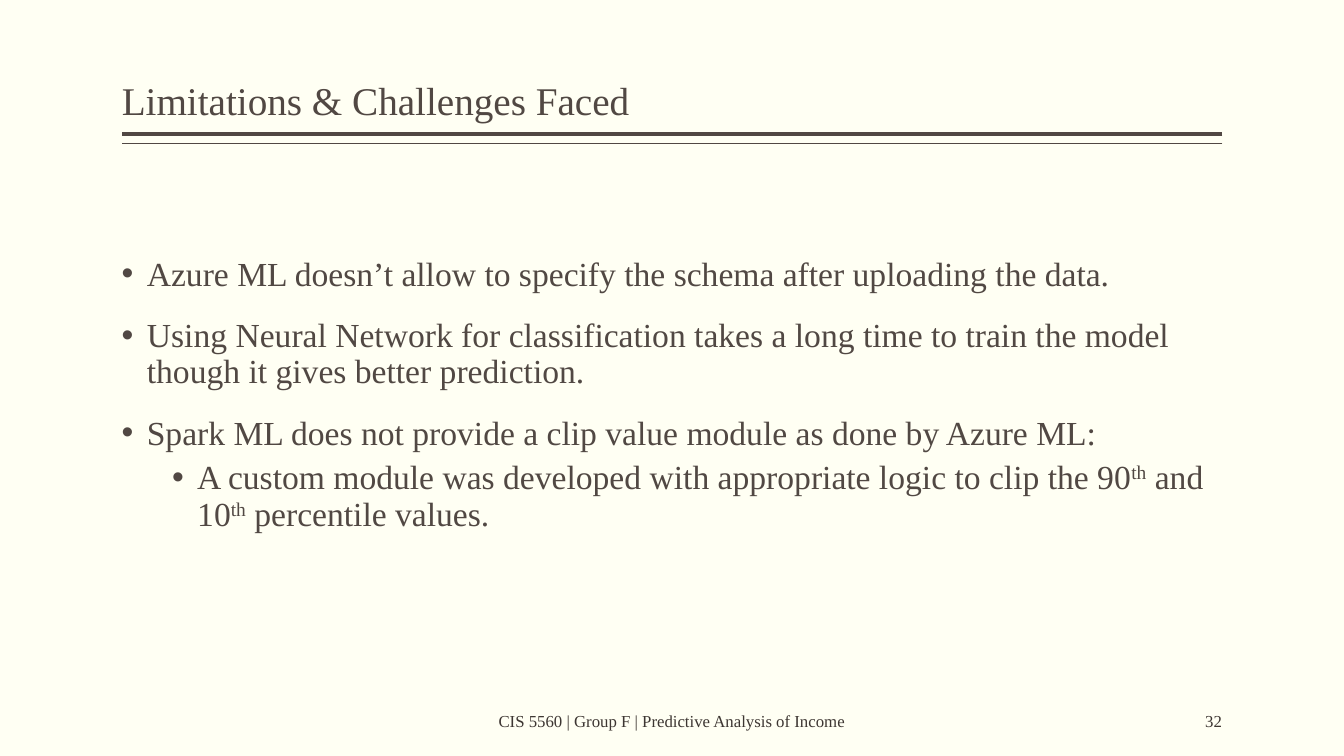
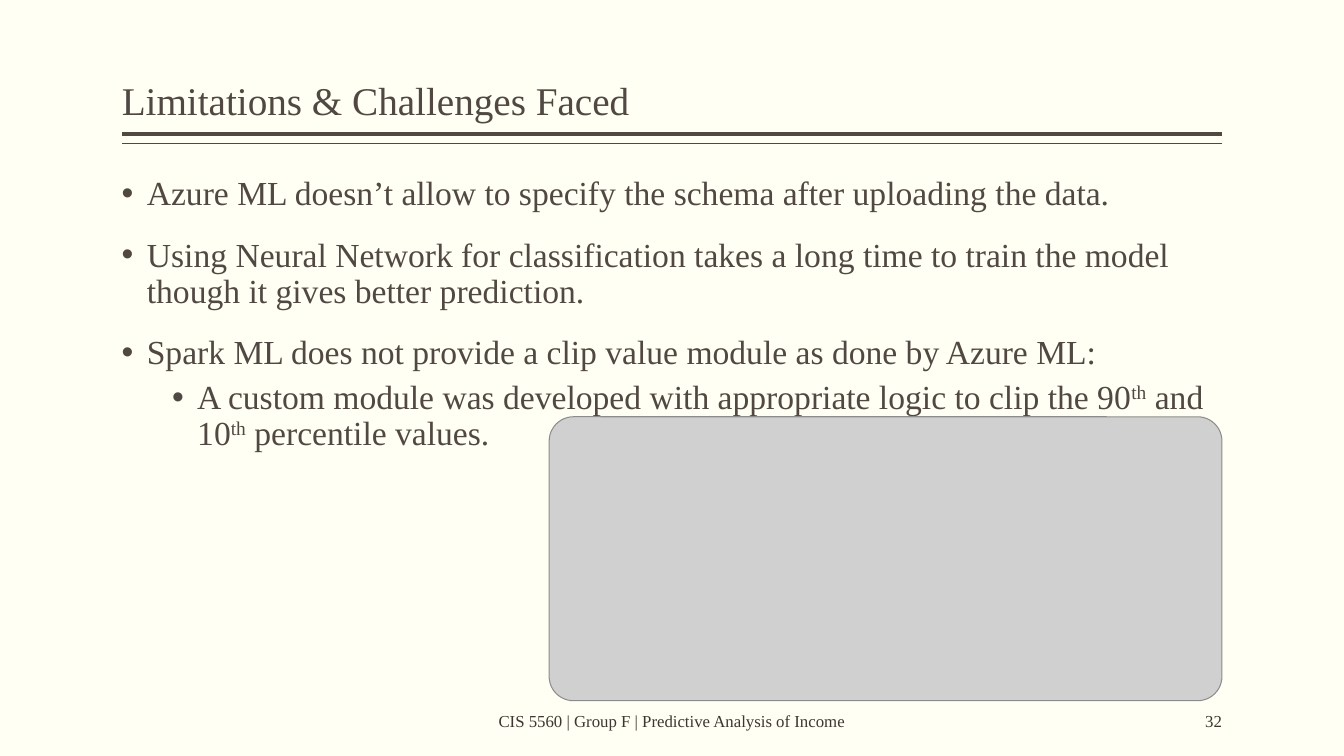
Before and after one commit to roshik2016/CIS5560, a slide deck: slide 32 of Predictive Analysis of Income.pptm. Drawn at 1344x756 pixels with LibreOffice and Linux fonts; fonts in the diff are those of the drawing; grey boxes stand for pictures. Boxes give left, top, right and bottom in pixels: in the first picture for what was removed or moved away, otherwise in the second. Text is boxed around its words. In the diff, an @@ line names an element or a change of style, - is before the commit and + after.

```diff
--- a/Predictive Analysis of Income.pptm
+++ b/Predictive Analysis of Income.pptm
@@ text "Azure ML doesn’t allow to ...": place and size @@
-text "Azure ML doesn’t allow to ..." at [147,262,1204,532]
+text "Azure ML doesn’t allow to ..." at [147,181,1204,452]
@@ picture added at [549,416,1222,701] @@
```
Also in this commit, not shown: 3 other slides changed, 1 slide added.
